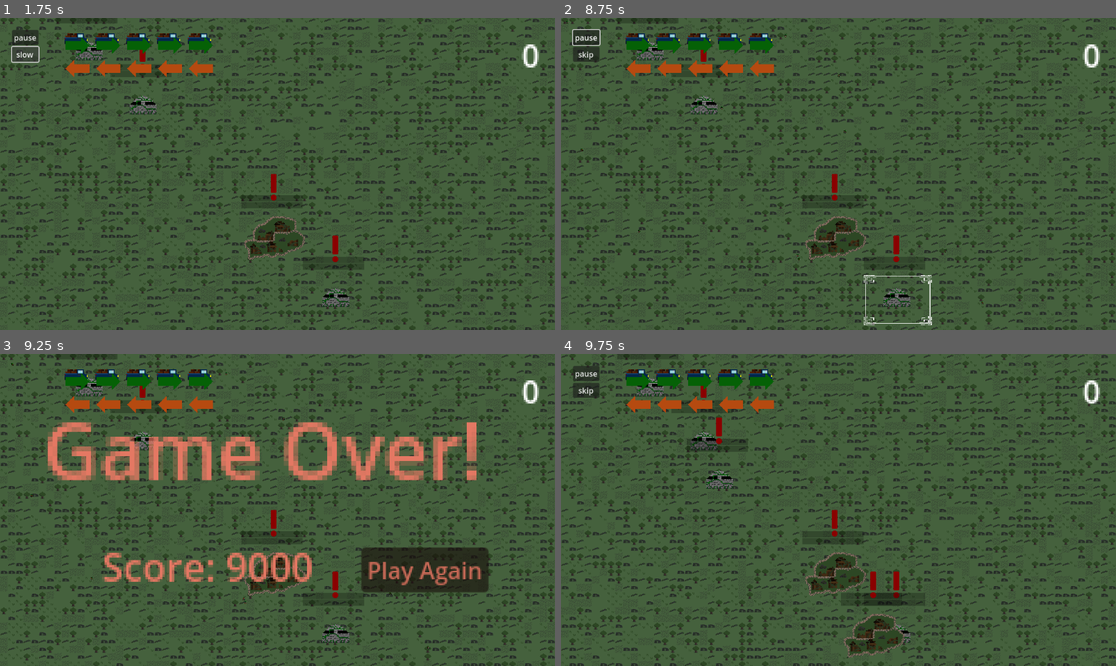
Above: before the commit, frames 1-4 (two rows, left to right).
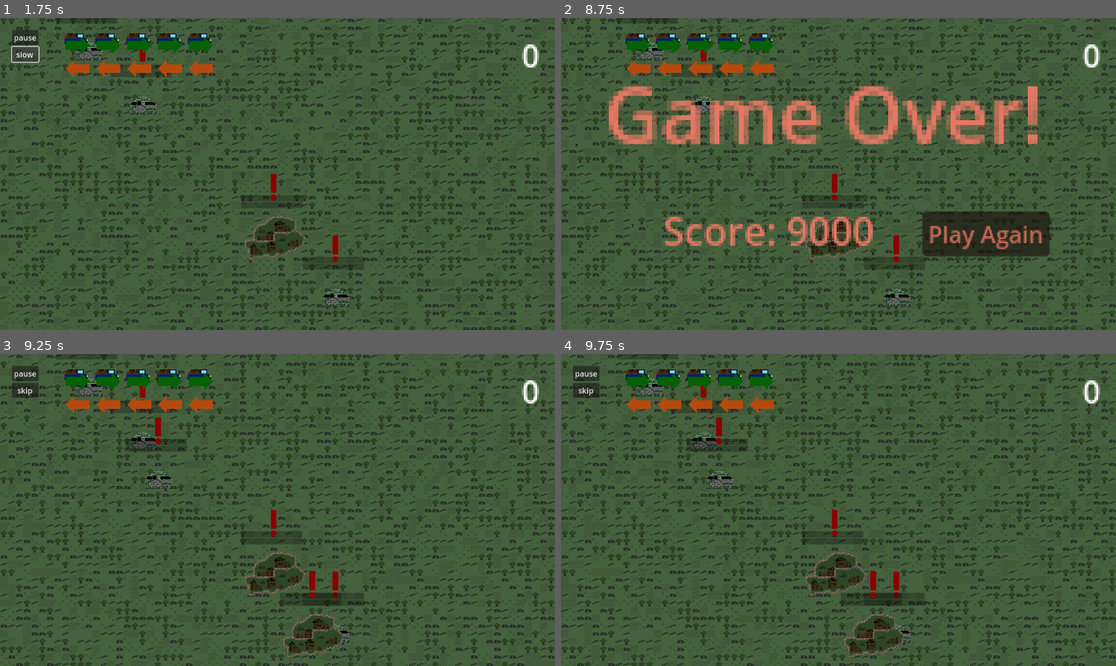
Above: after the commit, the same moments.

Repository: lewis785/ludum-dare-53
Game: Godot game, scene res://scenes/main.tscn
The game is run twice, just before and just after one commit, with the same random seed, the same clock (stepped at 60 frames per second) and the same inputs.
Inputs (mouse positions are in pixels of both pictures, inside the frame that each line leads up to):
- Up to frame 1 (1.75 s): click "start" at 0.5 s; click "skip" at 1.25 s
- Up to frame 2 (8.75 s): click "slow" at 2 s; click "skip" at 2.75 s; click "slow" at 3.5 s; click "skip" at 4.25 s; click "slow" at 5 s; click "pause" at 5.75 s; click "paused" at 6.5 s; move the mouse to (832, 236) at 7.27 s; press the mouse at (832, 236) at 7.28 s; move the mouse to (899, 298) at 8.02 s; release the mouse at (899, 298) at 8.03 s; click (899, 298) at 8.1 s
- Up to frame 3 (9.25 s): click (427, 569) at 8.75 s, where only the run after the commit has a clickable "Play Again"
- Up to frame 4 (9.75 s): click (988, 569) at 9.5 s, where only the run before the commit has a clickable "Play Again"

Frame 1 is identical in both runs. In frame 2, 12% of the frame differs, in the area x 0-95%, y 0-99%; in frame 3, 26%, in the area x 0-100%, y 0-100%; in frame 4, 14%.
Error in both runs: Invalid assignment of property or key 'trucwk_id' with value of type 'int' on a base object of type 'CharacterBody2D (SupplyTruck)'. (res://scenes/supply_truck…

Commit message:
ADD available truck when a town is claimed

Diff:
--- a/scenes/roads/roads.gd
+++ b/scenes/roads/roads.gd
@@ -28,7 +28,7 @@
 	# Add the Line2D node as a child of the scene
 	add_child(line)
 
-func update_roads():
+func update_roads(a, b):
 	var root = self.get_tree().current_scene
 	var depot = get_tree().get_nodes_in_group('depots')[0]
 	var structs = get_tree().get_nodes_in_group('structures')
@@ -43,7 +43,7 @@
 func _ready():
 	var signal_bus = get_node("/root/SignalBus")
 	signal_bus.connect('update_ownership', update_roads)
-	update_roads()
+	update_roads("", "")
 
 	pass # Replace with function body.
 
--- a/scenes/structure/structure.gd
+++ b/scenes/structure/structure.gd
@@ -101,9 +101,6 @@
 	health -= damage
 	if health <= 0:
 		update_ownership(false)
-		print("ded lol")
-		manage_ownership()
-
 
 func update_health_label(new_health):
 	_health_bar.set_percentage(new_health)
@@ -115,11 +112,6 @@
 func reset_fire():
 	time_til_fire = 0
 	can_fire = false
-
-
-func manage_ownership():
-	signal_bus.emit_signal('update_ownership')
-
 
 func state_manager():
 	handle_death()
@@ -227,12 +219,13 @@
 			tmp_colour.a = 0
 
 		tmp_colour.a += add
-		print(tmp_colour.a)
 		$Score.set_modulate(tmp_colour)
 
-func update_ownership(value : bool):
-	owned = value
-	$entity.active = value
+func update_ownership(value : bool) -> void:
+	if owned != value:
+		owned = value
+		$entity.active = value
+		signal_bus.emit_signal('update_ownership', is_tower, value)
 
 
 func popup_score(score_value):
@@ -244,9 +237,9 @@
 	if body.name.contains('SupplyTruck'):
 		unload_truck(body)
 		heal(heal_amount)
+		print("HEALING")
 		update_ownership(true)
-		manage_ownership()
-		signal_bus.emit_signal('update_ownership')
+
 	var body_parent_name : String = body.get_parent().name
 	if body_parent_name.begins_with(parent_name):
 		var enemy = body.find_child("entity")
--- a/scenes/supply_depot/supply_depot.gd
+++ b/scenes/supply_depot/supply_depot.gd
@@ -11,7 +11,6 @@
 	$truck_coordinator/SupplyStore.add_supply(supply)
 	$RefillTimer.start()
 	$DepotSprite.play('depot-healthy')
-
 	$entity.update_position(self.position)
 
 func refill():
--- a/scenes/supply_depot/supply_depot.tscn
+++ b/scenes/supply_depot/supply_depot.tscn
@@ -102,7 +102,6 @@
 animation = &"depot-healthy"
 
 [node name="truck_coordinator" parent="." instance=ExtResource("2_gcobm")]
-available_trucks = 5
 
 [node name="SupplyStore" parent="truck_coordinator" instance=ExtResource("4_3321a")]
 position = Vector2(1, 12)
--- a/scenes/supply_truck/truck_coordinator.gd
+++ b/scenes/supply_truck/truck_coordinator.gd
@@ -25,6 +25,17 @@
 	var start_location = self.position
 	var signal_bus = get_node("/root/SignalBus")
 	signal_bus.connect('send_supply_to_structure', send_to_structure)
+	signal_bus.connect('update_ownership', ownership_update)
+
+func ownership_update(is_tower, claimed):
+	print("Is tower: ", is_tower)
+	print("Claimed: ", claimed)
+	if is_tower:
+		return
+	if claimed:
+		create_truck()
+	else:
+		destroy_truck()
 
 func create_truck():
 	available_trucks += 1
--- a/scripts/signal_bus.gd
+++ b/scripts/signal_bus.gd
@@ -1,6 +1,6 @@
 extends Node
 
-signal update_ownership
+signal update_ownership(is_tower: bool, owned: bool)
 signal do_damage_to_enemy
 signal send_supply_to_structure(structure: Structure)
 signal score_update(amount: int)
